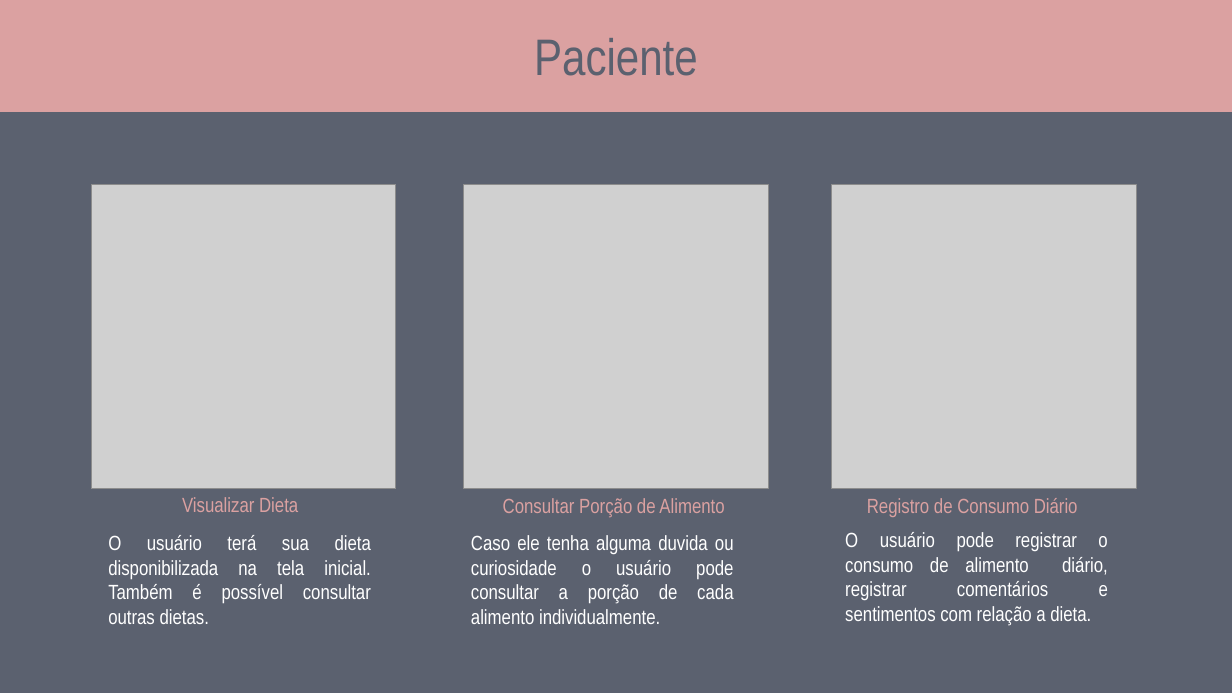
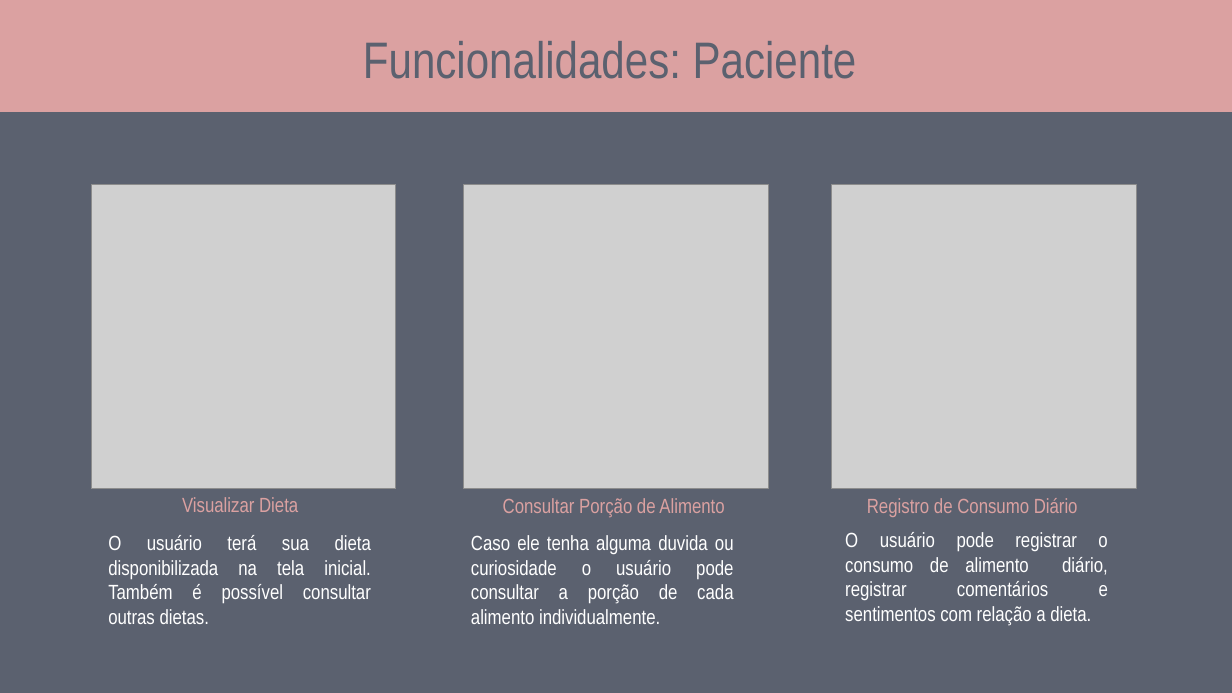
Before and after one commit to caiobarretta/Diet-CSharp, a slide deck: slide 5 of doc/IFSP/Diet-csharp.pptx. Drawn at 1232x693 pixels with LibreOffice and Linux fonts; fonts in the diff are those of the drawing; grey boxes stand for pictures. Boxes give left, top, right and bottom in pixels: in the first picture for what was removed or moved away, otherwise in the second. Text is boxed around its words. In the diff, an @@ line names an element or a change of style, - is before the commit and + after.

```diff
--- a/doc/IFSP/Diet-csharp.pptx
+++ b/doc/IFSP/Diet-csharp.pptx
@@ text at (363,41,857,79): text changed @@
-Paciente
+Funcionalidades: Paciente
```
Also in this commit, not shown: 1 other slide changed, 8 slides added, 1 other file.
